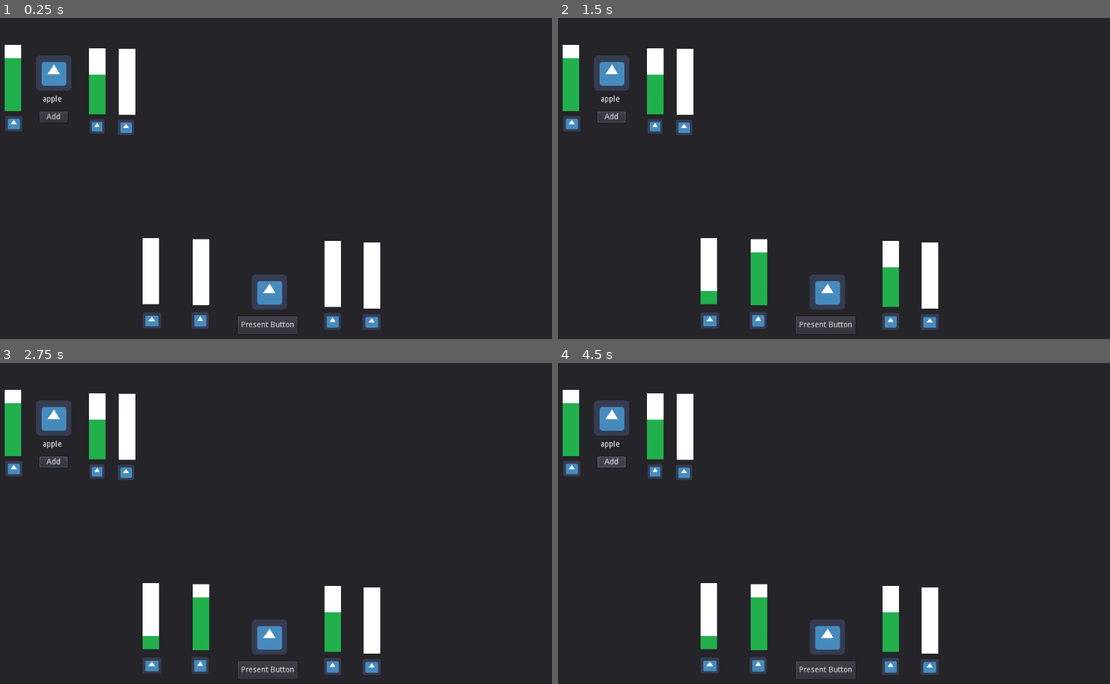
Above: before the commit, frames 1-4 (two rows, left to right).
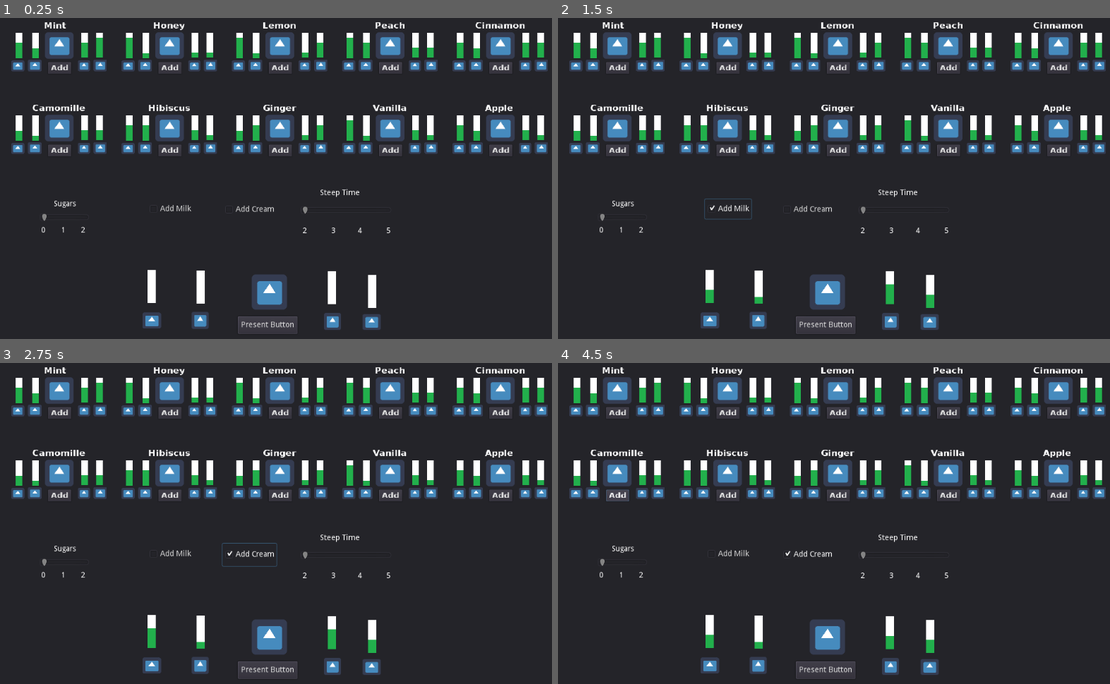
Above: after the commit, the same moments.

Repository: SeanKuehl/TeaTime
Game: Godot game, scene res://MainScene.tscn
The game is run twice, just before and just after one commit, with the same random seed, the same clock (stepped at 60 frames per second) and the same inputs. The engine's default icon, where the game draws it, is replaced by a stand-in: a white triangle on a blue panel in a dark square.
Inputs (mouse positions are in pixels of both pictures, inside the frame that each line leads up to):
- Up to frame 1 (0.25 s): no input
- Up to frame 2 (1.5 s): click "Add" at 0.5 s; click (729, 210) at 1.25 s, where only the run after the commit has a clickable "Add Milk"
- Up to frame 3 (2.75 s): click (248, 555) at 2 s, where only the run after the commit has a clickable "Add Cream"
- Up to frame 4 (4.5 s): click "Present Button" at 2.75 s; click "Present Button" at 3.5 s; click "Add" at 4.25 s

The runs differ from the first frame. In frame 1, 18% of the frame differs, in the area x 0-100%, y 1-91%; in frame 2, 18%; in frame 3, 18%; in frame 4, 18%.

Commit message:
fixed ingredients grid and added options, coded milk and cream

Diff:
--- a/Ingredient.tscn
+++ b/Ingredient.tscn
@@ -1,30 +1,42 @@
-[gd_scene load_steps=5 format=2]
+[gd_scene load_steps=8 format=2]
 
 [ext_resource path="res://icon.png" type="Texture" id=1]
 [ext_resource path="res://Under.jpg" type="Texture" id=2]
 [ext_resource path="res://Progress.jpg" type="Texture" id=3]
 [ext_resource path="res://Ingredient.gd" type="Script" id=4]
+[ext_resource path="res://Vera-Bold.ttf" type="DynamicFontData" id=5]
+
+[sub_resource type="DynamicFont" id=1]
+size = 20
+font_data = ExtResource( 5 )
+
+[sub_resource type="DynamicFont" id=2]
+size = 18
+font_data = ExtResource( 5 )
 
 [node name="IngredientImage" type="Sprite"]
-position = Vector2( 0, 2 )
+position = Vector2( 0.471939, -0.359684 )
+scale = Vector2( 0.802999, 0.756647 )
 texture = ExtResource( 1 )
 script = ExtResource( 4 )
 
 [node name="NameLabel" type="Label" parent="."]
-margin_left = -20.0
-margin_top = 41.0
-margin_right = 20.0
-margin_bottom = 55.0
+margin_left = -35.0116
+margin_top = -60.0142
+margin_right = 33.9884
+margin_bottom = -36.0142
+grow_horizontal = 2
+custom_fonts/font = SubResource( 1 )
 text = "Name"
 __meta__ = {
 "_edit_use_anchors_": false
 }
 
 [node name="SweetIndicator" type="TextureProgress" parent="."]
-margin_left = -140.0
-margin_top = -50.0
-margin_right = -76.0
-margin_bottom = 70.0
+margin_left = -99.4054
+margin_top = -29.5594
+margin_right = -84.4054
+margin_bottom = 30.4406
 max_value = 5.0
 texture_under = ExtResource( 2 )
 texture_progress = ExtResource( 3 )
@@ -34,15 +46,15 @@
 }
 
 [node name="SweetImage" type="Sprite" parent="."]
-position = Vector2( -124, 95 )
+position = Vector2( -93.7296, 48.9311 )
 scale = Vector2( 0.46875, 0.40625 )
 texture = ExtResource( 1 )
 
 [node name="SourIndicator" type="TextureProgress" parent="."]
-margin_left = -89.0
-margin_top = -51.0
-margin_right = -59.0
-margin_bottom = 69.0
+margin_left = -60.8918
+margin_top = -30.2406
+margin_right = -45.8918
+margin_bottom = 29.7594
 max_value = 5.0
 texture_under = ExtResource( 2 )
 texture_progress = ExtResource( 3 )
@@ -52,15 +64,15 @@
 }
 
 [node name="SourImage" type="Sprite" parent="."]
-position = Vector2( -72.5, 92 )
+position = Vector2( -55.2027, 48.2061 )
 scale = Vector2( 0.484375, 0.4375 )
 texture = ExtResource( 1 )
 
 [node name="SavoryIndicator" type="TextureProgress" parent="."]
-margin_left = 64.0
-margin_top = -45.0
-margin_right = 94.0
-margin_bottom = 75.0
+margin_left = 49.7567
+margin_top = -30.6531
+margin_right = 64.7567
+margin_bottom = 29.3469
 max_value = 5.0
 texture_under = ExtResource( 2 )
 texture_progress = ExtResource( 3 )
@@ -70,15 +82,15 @@
 }
 
 [node name="SavoryImage" type="Sprite" parent="."]
-position = Vector2( 78.5, 97 )
+position = Vector2( 55.7972, 48.6561 )
 scale = Vector2( 0.421875, 0.40625 )
 texture = ExtResource( 1 )
 
 [node name="CaffieneIndicator" type="TextureProgress" parent="."]
-margin_left = 118.0
-margin_top = -44.0
-margin_right = 148.0
-margin_bottom = 76.0
+margin_left = 84.2605
+margin_top = -30.8185
+margin_right = 99.2605
+margin_bottom = 29.1815
 max_value = 5.0
 texture_under = ExtResource( 2 )
 texture_progress = ExtResource( 3 )
@@ -88,15 +100,16 @@
 }
 
 [node name="CaffieneImage" type="Sprite" parent="."]
-position = Vector2( 131, 99 )
+position = Vector2( 92.6215, 47.8124 )
 scale = Vector2( 0.46875, 0.4375 )
 texture = ExtResource( 1 )
 
 [node name="AddIngredient" type="Button" parent="."]
-margin_left = -26.0
-margin_top = 70.0
-margin_right = 25.0
-margin_bottom = 90.0
+margin_left = -25.2587
+margin_top = 39.5799
+margin_right = 25.7413
+margin_bottom = 59.5799
+custom_fonts/font = SubResource( 2 )
 text = "Add"
 __meta__ = {
 "_edit_use_anchors_": false
--- a/MainScene.gd
+++ b/MainScene.gd
@@ -1,11 +1,19 @@
 extends Control
 
-var ingredient = preload("res://Ingredient.tscn")
+var ingredientObject = preload("res://Ingredient.tscn")
+var ingredientsFile = "Ingredients.txt"
 
 var sweetValue = 0
 var sourValue = 0
 var savoryValue = 0
 var caffieneValue = 0
+
+var milkAdded = false
+var creamAdded = false
+
+var ingredientGridStartX = 110
+var ingredientGridStartY = 50
+var ingredientIndex = 0
 
 func _ready():
 
@@ -14,16 +22,34 @@
 	$SavoryIndicator.value = savoryValue
 	$CaffieneIndicator.value = caffieneValue
 
+	var ingredients = LoadIngredientsFromFile()
 
-	var newIngredient = ingredient.instance()
+	for ingredient in ingredients:
+		if ingredientIndex == 5:
+			ingredientGridStartX = 110
+			ingredientGridStartY += 150
+
+		var newIngredient = ingredientObject.instance()
+		newIngredient.Init(ingredient[0], ingredient[1], ingredient[2], ingredient[3], ingredient[4], ingredientGridStartX, ingredientGridStartY)
+		newIngredient.connect("AddIngredient", self, "HandleAddIngredient")
+		add_child(newIngredient)
+		ingredientGridStartX += 200
+		ingredientIndex += 1
 	#passedName, sweet, sour, savory, caffiene, xPos, yPos
-	newIngredient.Init("apple", 1, 4, 3, 0, 100, 100)
-	newIngredient.connect("AddIngredient", self, "HandleAddIngredient")
-	add_child(newIngredient)
 
 
 
 
+func LoadIngredientsFromFile():
+	var data = ReadLinesFromFile(ingredientsFile)
+	var ingredients = []
+	for x in data:
+		var seperatedVals = x.split(",")
+		var convertedVals = [seperatedVals[0], int(seperatedVals[1]), int(seperatedVals[2]), int(seperatedVals[3]), int(seperatedVals[4])]
+		ingredients.append(convertedVals)
+
+
+	return ingredients
 
 func HandleAddIngredient(sweet, sour, savory, caffiene):
 
@@ -36,3 +62,97 @@
 	$SourIndicator.value = sourValue
 	$SavoryIndicator.value = savoryValue
 	$CaffieneIndicator.value = caffieneValue
+
+
+func ReadLinesFromFile(fileName):
+	var file = File.new()
+	file.open(fileName, File.READ)
+	var content = []
+	#check for empty lines! reading etc the file will add an empty line onto the end of it
+	var line = ""
+	while file.eof_reached() == false:
+		line = file.get_line()
+		if line == "":
+			#it's an empty line, ignore it
+			pass
+		else:
+			content.append(line)
+
+	file.close()
+
+	return content
+
+
+func UpdateValues():
+	#check to see if any value is above max
+	$SweetIndicator.value = sweetValue
+	$SourIndicator.value = sourValue
+	$SavoryIndicator.value = savoryValue
+	$CaffieneIndicator.value = caffieneValue
+
+func _on_AddCream_pressed():
+	#if milk was also selected, deselect it
+	if milkAdded == true:
+		#you can't have both milk and cream!
+
+		#undo it's effects
+		savoryValue -= 1
+		#update values
+		UpdateValues()
+
+		#deselect it on the menu and in code
+		milkAdded = false
+		$AddMilk.pressed = false
+
+
+	if creamAdded == false:
+		creamAdded = true
+		sweetValue += 1
+		savoryValue += 1
+		#update values
+		UpdateValues()
+	elif creamAdded == true:
+		creamAdded = false
+		sweetValue -= 1
+		savoryValue -= 1
+		UpdateValues()
+
+
+
+func _on_AddMilk_pressed():
+	#if cream was also selected, deselect it
+	if creamAdded == true:
+		#you can't have both milk and cream!
+
+		#undo it's effects
+		sweetValue -= 1
+		savoryValue -= 1
+		#update values
+		UpdateValues()
+
+		#deselect it on the menu and in code
+		creamAdded = false
+		$AddCream.pressed = false
+
+	if milkAdded == false:
+		milkAdded = true
+		savoryValue += 1
+		#update values
+		UpdateValues()
+	elif milkAdded == true:
+		milkAdded = false
+		savoryValue -= 1
+		UpdateValues()
+
+
+
+
+
+
+func _on_SugarsSlider_value_changed(value):
+	#0,1 or 2
+	pass # Replace with function body.
+
+
+func _on_SteepTimeSlider_value_changed(value):
+	pass # Replace with function body.
--- a/MainScene.tscn
+++ b/MainScene.tscn
@@ -32,10 +32,10 @@
 text = "Present Button"
 
 [node name="SweetIndicator" type="TextureProgress" parent="."]
-margin_left = 261.0
-margin_top = 400.0
-margin_right = 291.0
-margin_bottom = 520.0
+margin_left = 270.192
+margin_top = 457.983
+margin_right = 285.192
+margin_bottom = 518.983
 max_value = 5.0
 texture_under = ExtResource( 2 )
 texture_progress = ExtResource( 3 )
@@ -50,10 +50,10 @@
 texture = ExtResource( 1 )
 
 [node name="SourIndicator" type="TextureProgress" parent="."]
-margin_left = 352.0
-margin_top = 402.0
-margin_right = 383.0
-margin_bottom = 522.0
+margin_left = 359.071
+margin_top = 458.569
+margin_right = 375.071
+margin_bottom = 519.569
 max_value = 5.0
 texture_under = ExtResource( 2 )
 texture_progress = ExtResource( 3 )
@@ -65,10 +65,10 @@
 texture = ExtResource( 1 )
 
 [node name="SavoryIndicator" type="TextureProgress" parent="."]
-margin_left = 591.0
-margin_top = 405.0
-margin_right = 623.0
-margin_bottom = 525.0
+margin_left = 596.657
+margin_top = 460.154
+margin_right = 612.657
+margin_bottom = 520.154
 max_value = 5.0
 texture_under = ExtResource( 2 )
 texture_progress = ExtResource( 3 )
@@ -83,10 +83,10 @@
 texture = ExtResource( 1 )
 
 [node name="CaffieneIndicator" type="TextureProgress" parent="."]
-margin_left = 662.0
-margin_top = 408.0
-margin_right = 692.0
-margin_bottom = 528.0
+margin_left = 670.485
+margin_top = 467.397
+margin_right = 685.485
+margin_bottom = 527.397
 max_value = 5.0
 texture_under = ExtResource( 2 )
 texture_progress = ExtResource( 3 )
@@ -96,3 +96,80 @@
 position = Vector2( 676.5, 552.5 )
 scale = Vector2( 0.515626, 0.453125 )
 texture = ExtResource( 1 )
+
+[node name="SugarsSlider" type="HSlider" parent="."]
+margin_left = 75.0
+margin_top = 341.0
+margin_right = 164.0
+margin_bottom = 384.0
+max_value = 2.0
+__meta__ = {
+"_edit_use_anchors_": false
+}
+
+[node name="SugarsValues" type="Label" parent="."]
+margin_left = 77.0
+margin_top = 379.0
+margin_right = 169.0
+margin_bottom = 398.0
+text = "0       1       2"
+__meta__ = {
+"_edit_use_anchors_": false
+}
+
+[node name="SugarsLabel" type="Label" parent="."]
+margin_left = 99.6072
+margin_top = 331.482
+margin_right = 140.607
+margin_bottom = 345.482
+text = "Sugars"
+
+[node name="AddMilk" type="CheckBox" parent="."]
+margin_left = 268.761
+margin_top = 329.41
+margin_right = 352.761
+margin_bottom = 365.41
+text = "Add Milk"
+
+[node name="AddCream" type="CheckBox" parent="."]
+margin_left = 405.52
+margin_top = 328.221
+margin_right = 503.52
+margin_bottom = 369.221
+text = "Add Cream"
+__meta__ = {
+"_edit_use_anchors_": false
+}
+
+[node name="SteepTimeSlider" type="HSlider" parent="."]
+margin_left = 548.276
+margin_top = 323.323
+margin_right = 712.276
+margin_bottom = 376.323
+min_value = 2.0
+max_value = 5.0
+value = 2.0
+__meta__ = {
+"_edit_use_anchors_": false
+}
+
+[node name="SteepTimeLabel" type="Label" parent="."]
+margin_left = 583.091
+margin_top = 310.782
+margin_right = 685.091
+margin_bottom = 335.782
+text = "Steep Time"
+__meta__ = {
+"_edit_use_anchors_": false
+}
+
+[node name="SteepTimeValues" type="Label" parent="."]
+margin_left = 551.0
+margin_top = 380.0
+margin_right = 717.0
+margin_bottom = 394.0
+text = "2           3          4           5"
+[connection signal="value_changed" from="SugarsSlider" to="." method="_on_SugarsSlider_value_changed"]
+[connection signal="pressed" from="AddMilk" to="." method="_on_AddMilk_pressed"]
+[connection signal="pressed" from="AddCream" to="." method="_on_AddCream_pressed"]
+[connection signal="value_changed" from="SteepTimeSlider" to="." method="_on_SteepTimeSlider_value_changed"]
Not shown, added: Ingredients.txt
Binary file changed: Progress.jpg
Binary file changed: Under.jpg
Binary file added: Vera-Bold.ttf
